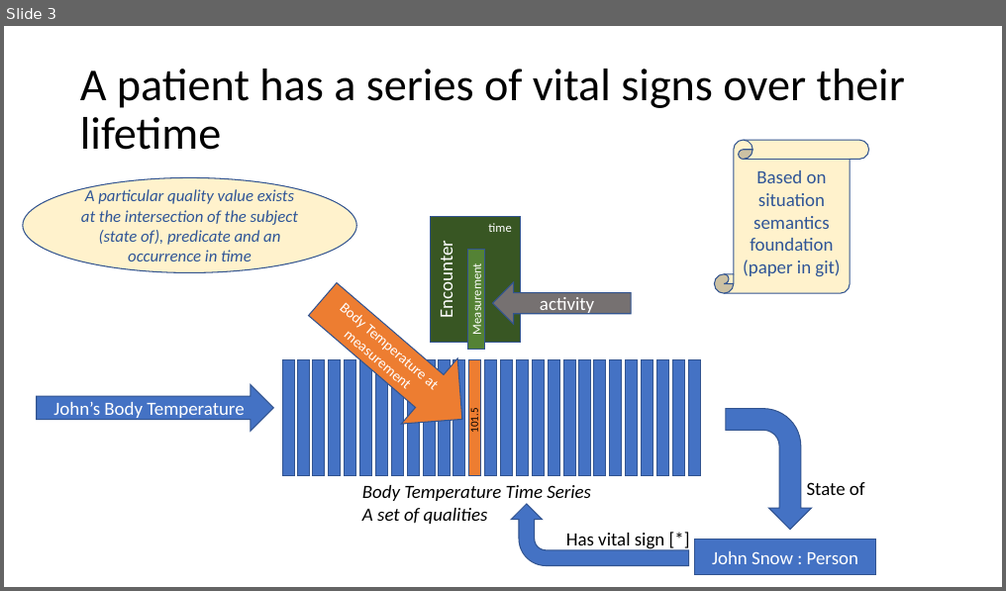
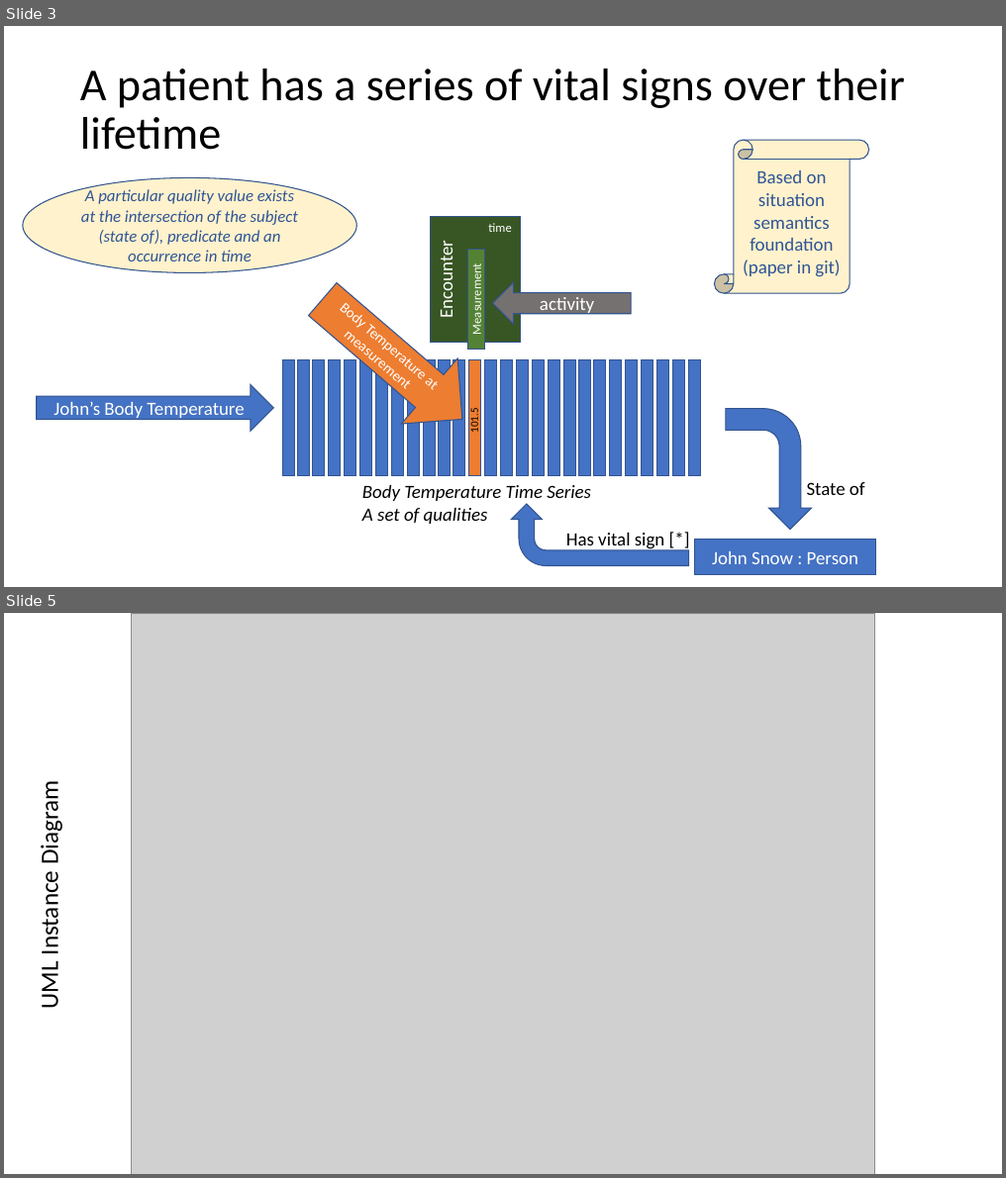
Before and after one commit to ModelDriven/OnticHealth, a slide deck: Documentation/Temporal Qualities.pptx. Shown one above the other, each under a label of ours: slide 3 before the commit, slides 3 and 5 after it; the slides between them are not shown. The pictures are 1006x591 and 1006x1178 pixels, drawn with LibreOffice and Linux fonts; fonts in the diff are those of the drawing; grey boxes stand for pictures. Boxes give left, top, right and bottom in pixels: in the first picture for what was removed or moved away, otherwise in the second. Text is boxed around its words. In the diff, an @@ line names an element or a change of style, - is before the commit and + after.

```diff
--- a/Documentation/Temporal Qualities.pptx
+++ b/Documentation/Temporal Qualities.pptx
@@ slide 5 added at (4,613,1002,1174), background #FFFFFF @@
@@ picture added at (132,613,875,1174) @@
@@ text added at (35,788,65,1008), 24 pt, text #000000 @@
+UML Instance Diagram
```
Also in this commit, not shown: 1 slide changed, 4 other slides added, 22 other files.
